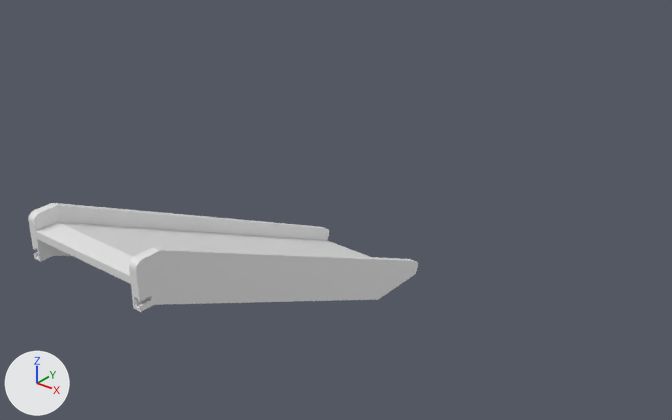
An edit to the glTF model Models_P&P/Conveyor2.glb, drawn before and after from the same camera.
Rendered twice from a 50 mm lens placed at (0.701, -0.56, 0.72), pointed at (-0.089, 0.428, 0.107). The lights are fixed; the arrows at lower left show +X, +Y and +Z. Where no turn or scale is listed for an object, it has been applied to the vertices. Vertices at the same position are counted once.

The first picture shows 'Conveyor+3'.
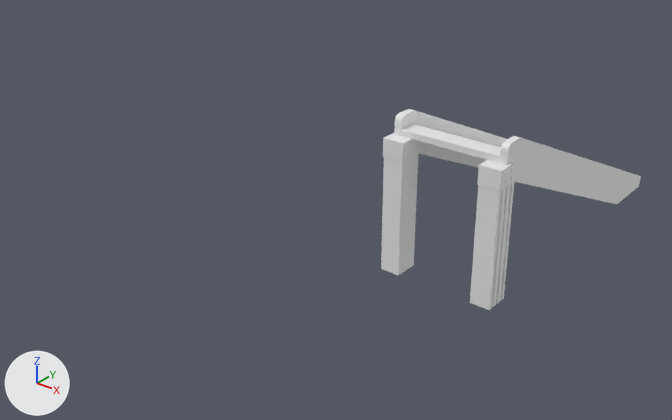
Boxes (x1, y1, x2, y2) around the edits, measured in the pictures (672 x 420 px):
'Conveyor+3', reshaped, moved (33% narrower, 84% taller)
    before: (28, 203, 418, 312)
    after: (381, 109, 641, 310)
part 1 of me_conveyor_3, built on
    before: (29, 222, 162, 312)
    after: (381, 122, 639, 310)

What changed in the scene script:
```text
Change me_conveyor_3:
    used by ob_conveyor_3; location = (0.0, 0.0, 0.23)
    remove me_conveyor_3.from_pydata(...)  # 154 vertices, 304 faces; spans x -0.177..0.012, y -0.03..0.505, z -0.23..0.02
    add me_conveyor_3.from_pydata(...)  # 584 vertices, 1164 faces; spans x -0.182..0.016, y -0.052..0.505, z -0.23..0.02
    me_conveyor_3 part 1: 1 vertex moved from x 0.0, y -0.012, z -0.04 to x 0.0, y -0.008, z -0.01; 49 vertices removed from x -0.177..0.011, y -0.03..-0.011, z -0.04..-0.01; 479 vertices added at x -0.182..0.016, y -0.052..-0.008, z -0.23..-0.01
Change ob_conveyor_3:
    ob_conveyor_3.location: (0.0, 0.0, 0.23) -> (0.14, 0.53, 0.23)
```
